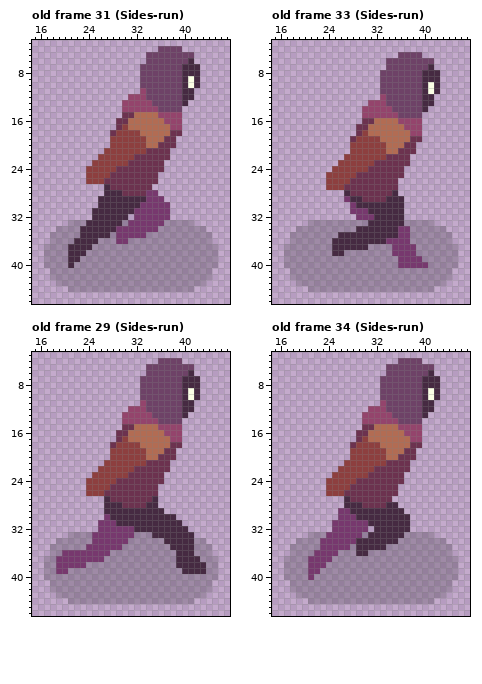
One commit to this pixel-art file: Assets/Aseprite/Player.aseprite. Above is the file before it was changed.
64x48 pixels, 34 frames. Shown: old frame 31 (Sides-run): x 15..47, y 3..46; old frame 33 (Sides-run): x 15..47, y 3..46; old frame 29 (Sides-run): x 15..47, y 3..46; old frame 34 (Sides-run): x 15..47, y 3..46. The commit also changed other frames, which this record leaves out.
After the commit:
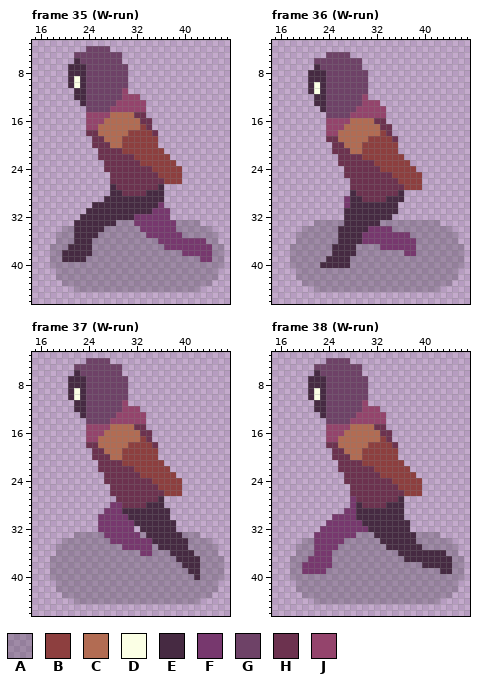
Palette (. is transparent): A #00000030  B #8d3f3f  C #b26c53  D #fbffe5  E #462a42  F #77386e  G #6e4267  H #6c324f  J #94446c
A new or re-ordered frame is compared with the old frame closest to it.
The edit:
frames 34 -> 40
Changed rows in their new state; - is an unchanged pixel.
Frame 35 (W-run) is new; against old frame 31 (Sides-run):
first column x 17:
 4 -------GGGG--------....-------
 5 -----GGGGGGGG----........-----
 6 -----EGGGGGGG----........-----
 7 ----EEEGGGGGGG--..........----
 8 ----EEEGGGGGGG--..........----
 9 ----EDEGGGGGGG--..........----
10 ----EDEGGGGGGG--..........----
11 -----EEGGGGGGJ--.........-----
12 -----EEGGGGGGJ--.........-----
13 ------EGGGGGJ----.......------
14 -------GGGGJJ----......-------
15 -------JJJJCCCCHH......-------
16 -------JJJCCCC--HH.....-------
17 -------JJCCCCC--BH.....-------
18 -------HHCCCCC--BBH....-------
19 --------HHCCC----BB...--------
20 --------HHHCC----BB...--------
21 ---------HHHH----BBB.---------
22 ---------HHHHHHBBBBBB---------
23 --------..HHHH--BBBBBB--------
24 -------...HH------BBBBB-------
25 -------....--------BBBB-------
26 -------....--------HBBB-------
27 ----------.E------HE----------
28 ----------.------EEE----------
29 ---------.-------EEE----------
30 --------E-------EEE-.---------
31 -------E-------EEE------------
32 ------EE------E---------------
33 ----.EE-----A-A-----FF---A----
34 --.--E----AAAAAA---FFF-----A--
35 -.---E---AA-AAAAAFFFFFF-----A-
36 -.------A---AA-----FFFFFFFF-A-
37 .-------------------FFFFFFFF-A
38 .--E---E---------------FFFFF-A
39 .--E--E-------------------FF-A
40 .---A------------------------A
41 -.--------------------------A-
42 -.--------------------------A-
43 --.------------------------A--
44 ----.--------------------A----
Frame 36 (W-run) is new; against old frame 33 (Sides-run):
first column x 17:
 5 -------GGGG--------....-------
 6 -----GGGGGGGG----........-----
 7 -----EGGGGGGG----........-----
 8 ----EEEGGGGGGG--..........----
 9 ----EEEGGGGGGG--..........----
10 ----EDEGGGGGGG--..........----
11 ----EDEGGGGGGG--..........----
12 -----EEGGGGGGJ--.........-----
13 -----EEGGGGGGJ--.........-----
14 ------EGGGGGJ----.......------
15 -------GGGGJJ----......-------
16 -------JJJJCCCCHH......-------
17 -------JJJCCCC--HH.....-------
18 -------JJCCCCC--BH.....-------
19 -------HHCCCCC--BBH....-------
20 --------HHCCC----BB...--------
21 --------HHHCC----BB...--------
22 ---------HHHH----BBB.---------
23 ---------HHHHHHBBBBBB---------
24 --------..HHHH--BBBBBB--------
25 -------...HH------BBBBB-------
26 -------....--------BBBB-------
27 -------....--------HBBB-------
28 ----------.E------HE----------
30 ----------FE-------.----------
31 ----------EEEE-----.----------
32 ----------EEEEE---..----------
33 ----.-----EEEE--AAAA-----A----
34 --.------EEE--FFFFAAA------A--
35 -.-----------FFFFFF---------A-
36 -.------A----FFFF----F------A-
37 .-----------AA--FF-----------A
38 .---------EE------AA---------A
39 .------EEEE--------AAAA------A
40 .-----EEEEE--------AAAAA-----A
41 -.--------------------------A-
42 -.--------------------------A-
43 --.------------------------A--
44 ----.--------------------A----
Frame 37 (W-run) is new; against old frame 29 (Sides-run):
first column x 17:
 4 -------GGGG--------....-------
 5 -----GGGGGGGG----........-----
 6 -----EGGGGGGG----........-----
 7 ----EEEGGGGGGG--..........----
 8 ----EEEGGGGGGG--..........----
 9 ----EDEGGGGGGG--..........----
10 ----EDEGGGGGGG--..........----
11 -----EEGGGGGGJ--.........-----
12 -----EEGGGGGGJ--.........-----
13 ------EGGGGGJ----.......------
14 -------GGGGJJ----......-------
15 -------JJJJCCCCHH......-------
16 -------JJJCCCC--HH.....-------
17 -------JJCCCCC--BH.....-------
18 -------HHCCCCC--BBH....-------
19 --------HHCCC----BB...--------
20 --------HHHCC----BB...--------
21 ---------HHHH----BBB.---------
22 ---------HHHHHHBBBBBB---------
23 --------..HHHH--BBBBBB--------
24 -------...HH------BBBBB-------
25 -------....--------BBBB-------
26 -------....--------HBBB-------
27 ----------..------HE----------
28 ----------.FF------E----------
29 ----------FFF-------E---------
30 ---------F-FFF-------.--------
31 ------------FFF-------.-------
32 ---------------.------..------
33 ----.---AA-----F-E-----AAA----
34 --.-----AAA---FFFFEE----A--A--
35 -.-----AAAAAAFFFFF-EE---A---A-
36 -.-AAAAAAAA-----FF---E------A-
37 .-AAAAAAAA-------------------A
38 .-AAAAA---------------A---A--A
39 .-AA-------------------A--A--A
40 .------------------------E---A
41 -.--------------------------A-
42 -.--------------------------A-
43 --.------------------------A--
44 ----.--------------------A----
Frame 38 (W-run) is new; against old frame 34 (Sides-run):
first column x 17:
 4 -------GGGG--------....-------
 5 -----GGGGGGGG----........-----
 6 -----EGGGGGGG----........-----
 7 ----EEEGGGGGGG--..........----
 8 ----EEEGGGGGGG--..........----
 9 ----EDEGGGGGGG--..........----
10 ----EDEGGGGGGG--..........----
11 -----EEGGGGGGJ--.........-----
12 -----EEGGGGGGJ--.........-----
13 ------EGGGGGJ----.......------
14 -------GGGGJJ----......-------
15 -------JJJJCCCCHH......-------
16 -------JJJCCCC--HH.....-------
17 -------JJCCCCC--BH.....-------
18 -------HHCCCCC--BBH....-------
19 --------HHCCC----BB...--------
20 --------HHHCC----BB...--------
21 ---------HHHH----BBB.---------
22 ---------HHHHHHBBBBBB---------
23 --------..HHHH--BBBBBB--------
24 -------...HH------BBBBB-------
25 -------....--------BBBB-------
26 -------....--------HBBB-------
27 ----------.F------HE----------
28 ----------.F-------E----------
29 ---------.-F------------------
30 --------F-----------.---------
31 -------F-----E----------------
32 ------FF------E---------------
33 ----.FF-----A-A-----EE---A----
34 --.--F----AAAAAA---EEE-----A--
35 -.---F---AA-AAAAAEEEEEE-----A-
36 -.------A---AA-----EEEEEEEE-A-
37 .-------------------EEEEEEEE-A
38 .--F---F---------------EEEEE-A
39 .--F--F-------------------EE-A
40 .---A------------------------A
41 -.--------------------------A-
42 -.--------------------------A-
43 --.------------------------A--
44 ----.--------------------A----
Pixel boxes of the changes (left, top, right, bottom) in both pictures:
changed: (44, 46, 224, 292)
changed: (284, 52, 464, 292)
changed: (44, 358, 224, 604)
changed: (284, 358, 464, 604)
